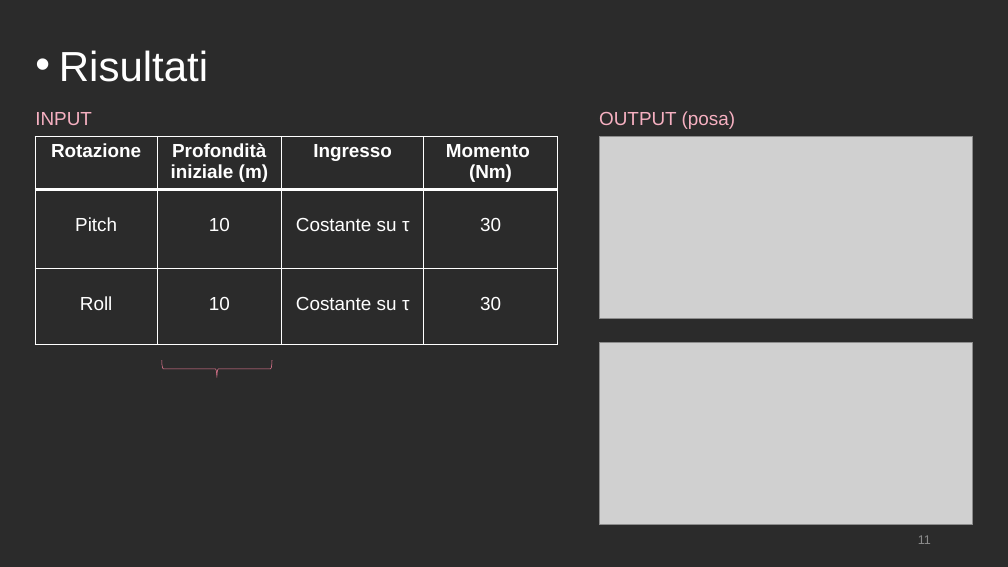
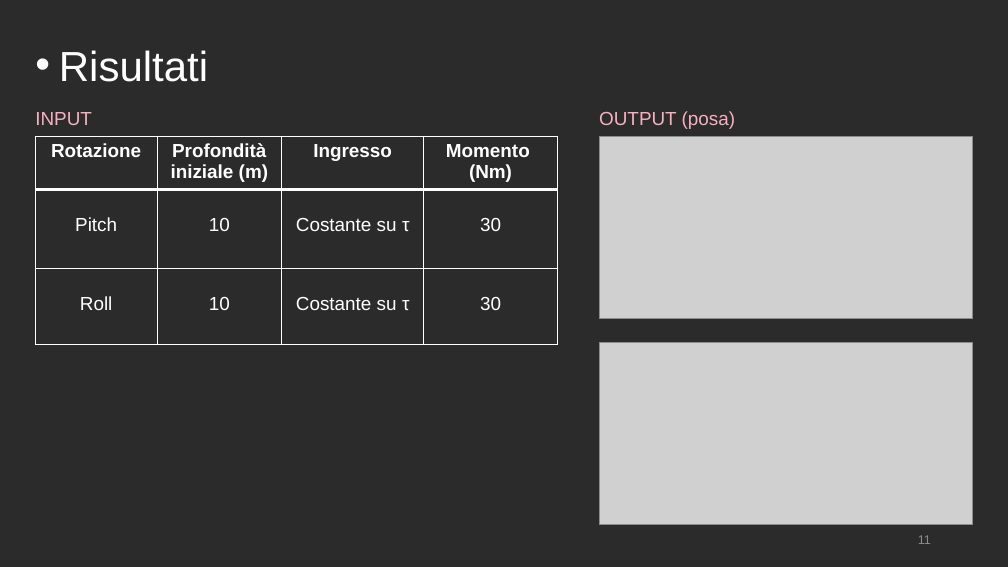
Before and after one commit to polifab/Subacquei_modello, a slide deck: slide 12 of presentazione.pptx (slide 11 before the commit). Drawn at 1008x567 pixels with LibreOffice and Linux fonts; fonts in the diff are those of the drawing; grey boxes stand for pictures; background and template pictures are left out; a plain dark background stands for a picture behind light text. Boxes give left, top, right and bottom in pixels: in the first picture for what was removed or moved away, otherwise in the second. Text is boxed around its words. In the diff, an @@ line names an element or a change of style, - is before the commit and + after.

```diff
--- a/presentazione.pptx
+++ b/presentazione.pptx
@@ right brace removed at [161,360,272,378] @@
```
Also in this commit, not shown: 9 other slides changed, 1 slide added.
